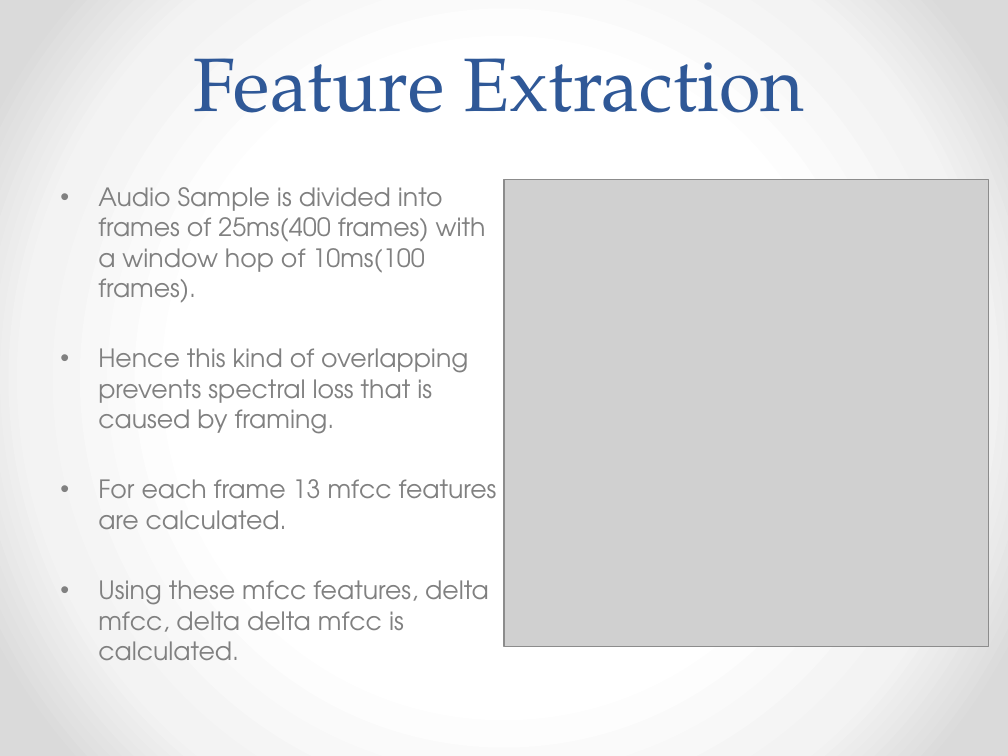
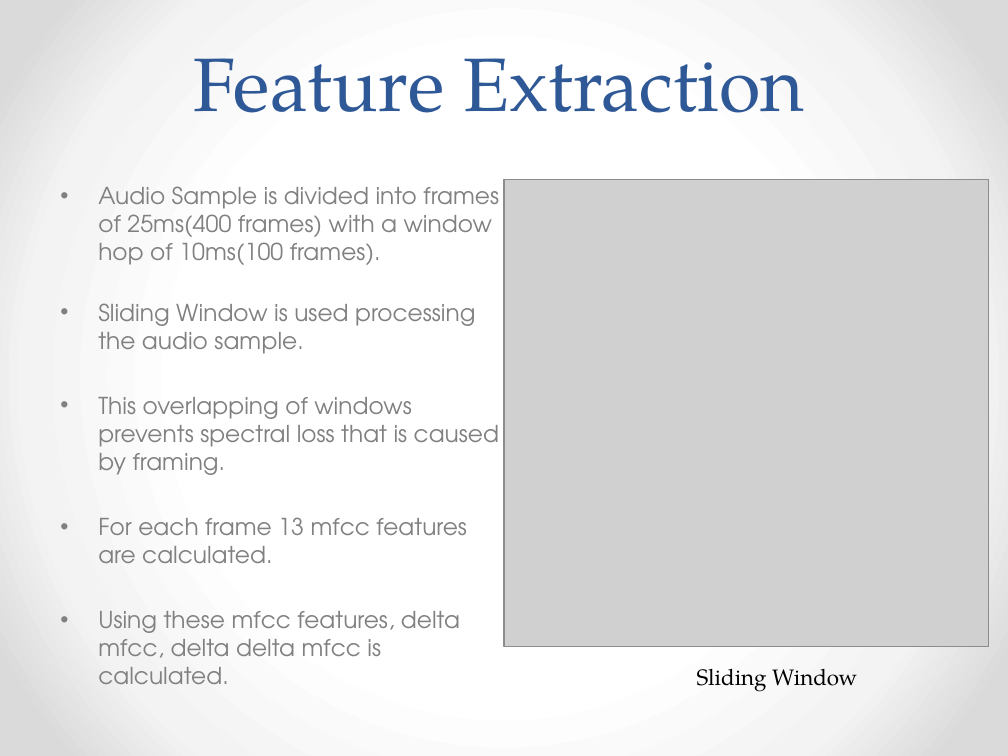
Before and after one commit to AudioExtractors/LanguageDetection, a slide deck: slide 8 of Docs/Presentation.pptx. Drawn at 1008x756 pixels with LibreOffice and Linux fonts; fonts in the diff are those of the drawing; grey boxes stand for pictures. Boxes give left, top, right and bottom in pixels: in the first picture for what was removed or moved away, otherwise in the second. Text is boxed around its words. In the diff, an @@ line names an element or a change of style, - is before the commit and + after.

```diff
--- a/Docs/Presentation.pptx
+++ b/Docs/Presentation.pptx
@@ text at bbox=[98, 186, 499, 684]: size 18 to 16.6 pt in "Audio Sample is divided into frames of ...", "For each frame 13 mfcc features are ...", "Using these mfcc features, delta mfcc, delta ..." @@
@@ text at bbox=[98, 303, 499, 475]: text changed; size 18 to 16.6 pt @@
-• Hence this kind of overlapping prevents spectral loss that is caused by framing.
+• Sliding Window is used processing the audio sample.
+• This overlapping of windows prevents spectral loss that is caused by framing.
@@ text added at bbox=[697, 669, 857, 692], 16 pt, text #000000 @@
+Sliding Window
```
Also in this commit, not shown: 6 other slides changed, 1 slide removed.
